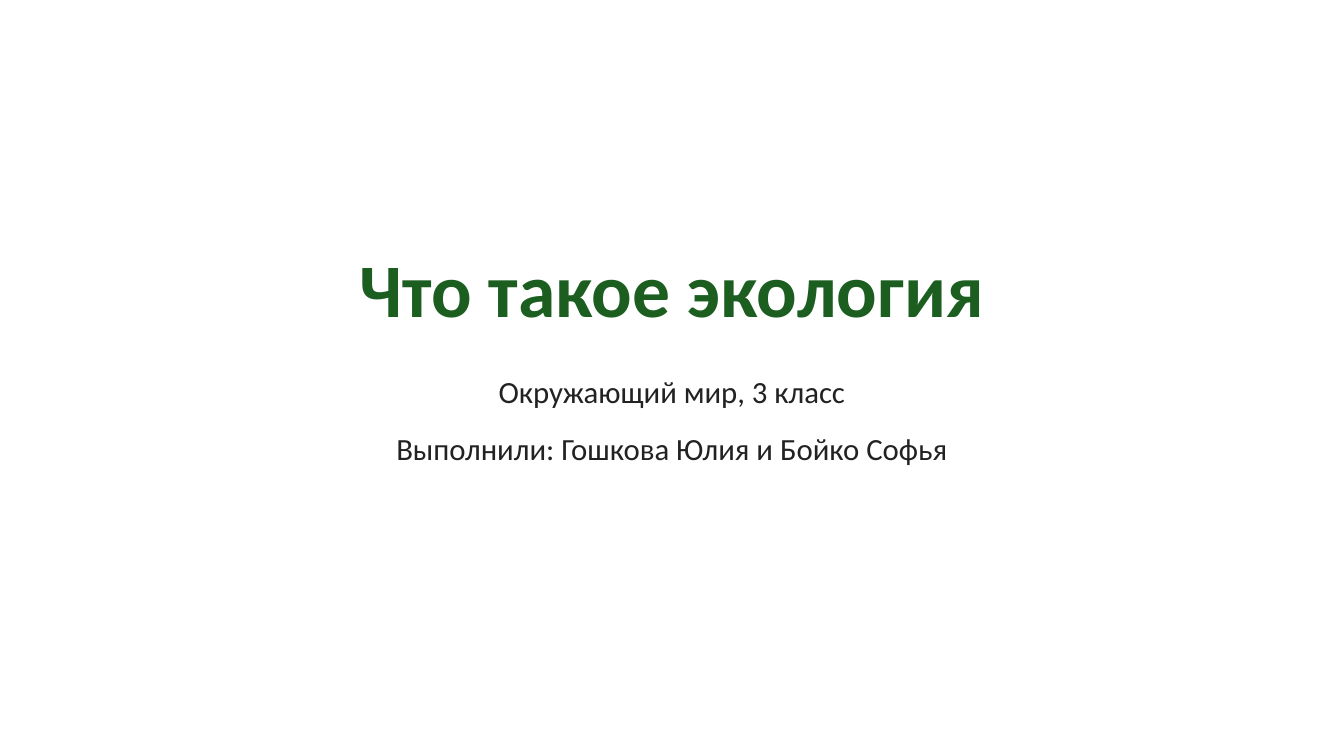
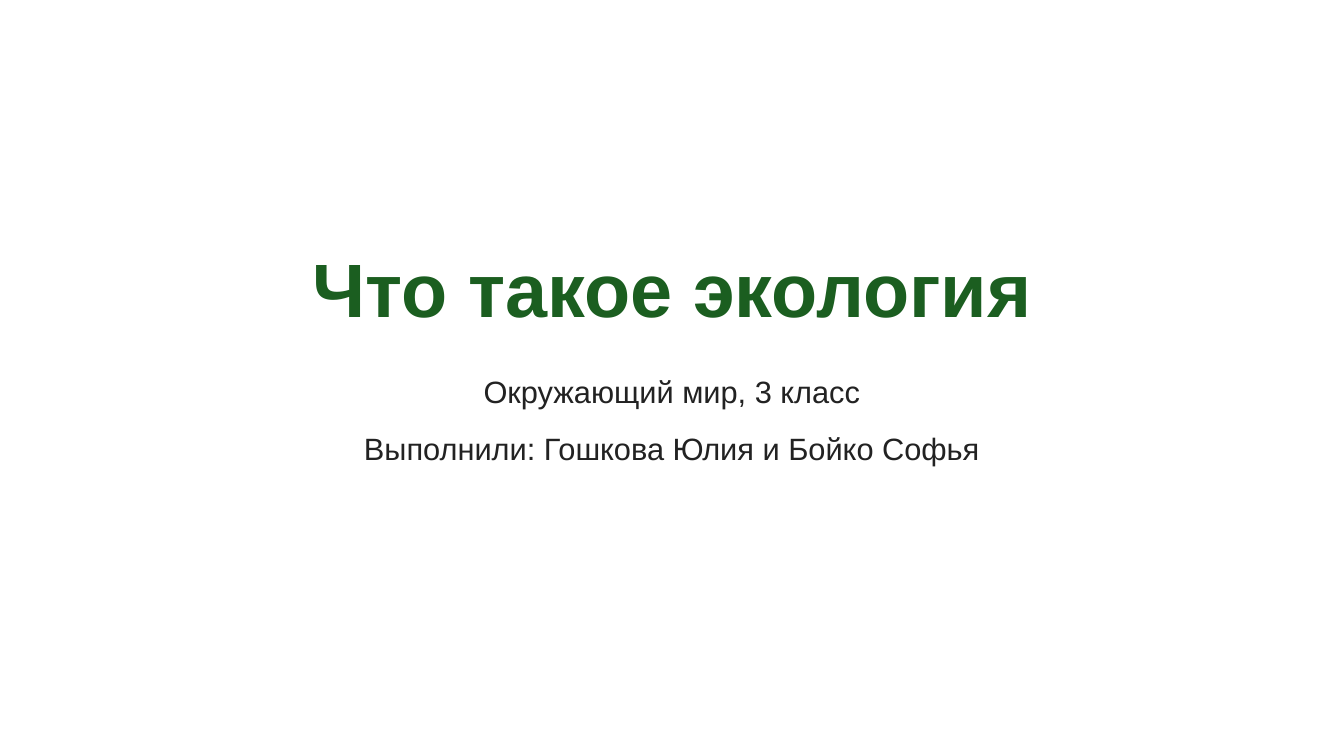
Before and after one commit to mm88vin11/Ozon-Profit, a slide deck: slide 1 of Что такое экология.pptx. Drawn at 1344x756 pixels with LibreOffice and Linux fonts; fonts in the diff are those of the drawing; background and template pictures are left out. Boxes give left, top, right and bottom in pixels: in the first picture for what was removed or moved away, otherwise in the second. Text is boxed around its words. In the diff, an @@ line names an element or a change of style, - is before the commit and + after.

```diff
--- a/Что такое экология.pptx
+++ b/Что такое экология.pptx
@@ title "Что такое экология" at (312, 265, 1031, 318): font Calibri to Arial @@
@@ text "Окружающий мир, 3 класс" at (364, 380, 979, 466): font Calibri to Arial @@
```
Also in this commit, not shown: 9 other slides changed.
